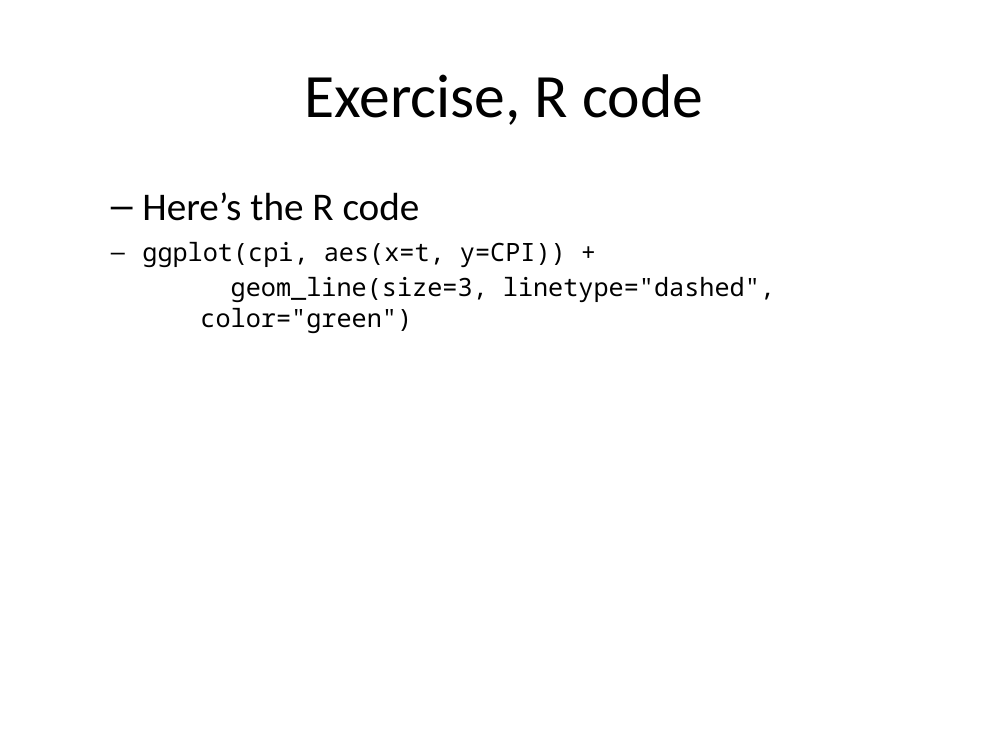
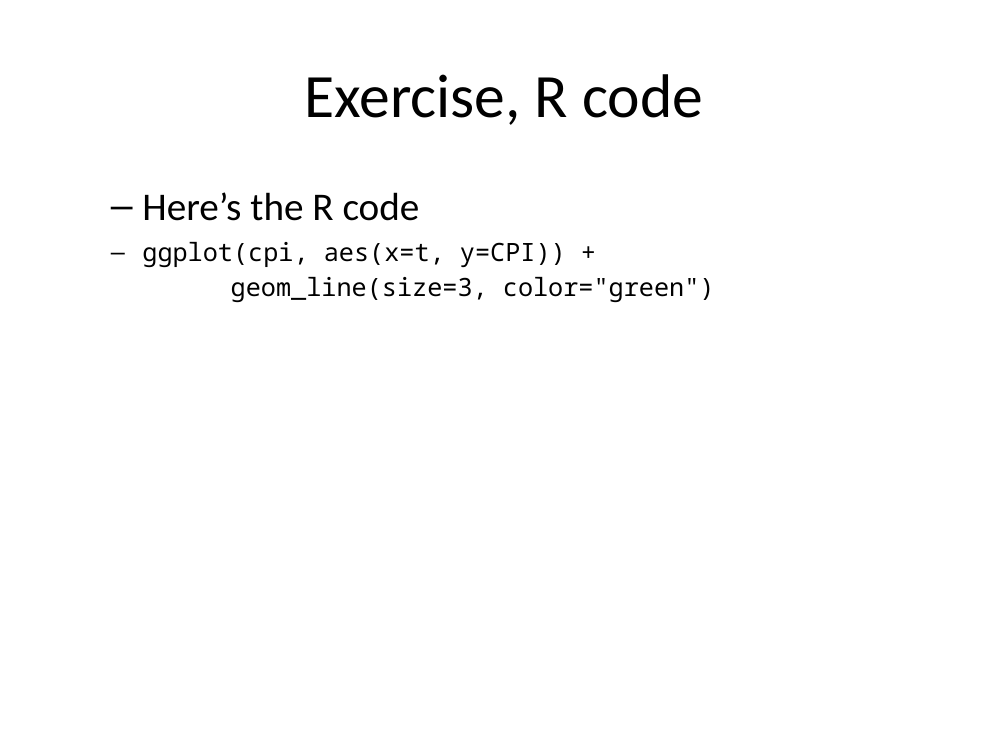
Before and after one commit to pmean/data-visualization, a slide deck: slide 16 of data-viz-03/component/fundamentals.pptx (slide 15 before the commit). Drawn at 1008x756 pixels with LibreOffice and Linux fonts; fonts in the diff are those of the drawing. Boxes give left, top, right and bottom in pixels: in the first picture for what was removed or moved away, otherwise in the second. Text is boxed around its words. In the diff, an @@ line names an element or a change of style, - is before the commit and + after.

Commit message:
Started multi-line graphs in data-viz-03

```diff
--- a/data-viz-03/component/fundamentals.pptx
+++ b/data-viz-03/component/fundamentals.pptx
@@ text at <box>142,242,715,302</box>: text changed @@
-ggplot(cpi, aes(x=t, y=CPI)) +
-geom_line(size=3, linetype="dashed", color="green")
+ggplot(cpi, aes(x=t, y=CPI)) +
+geom_line(size=3, color="green")
```
Also in this commit, not shown: 4 other slides changed, 5 slides added, 1 slide removed, 9 other files.
